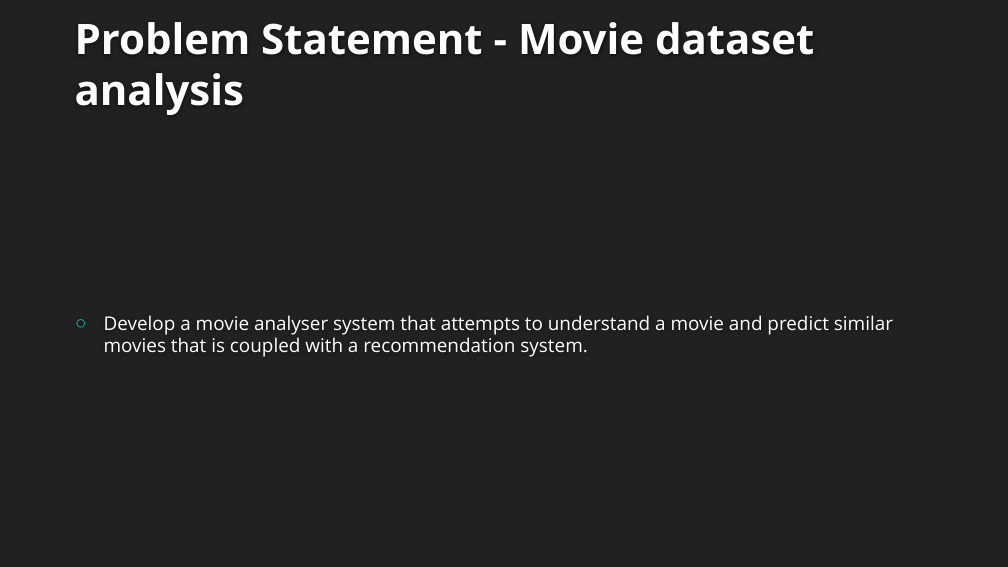
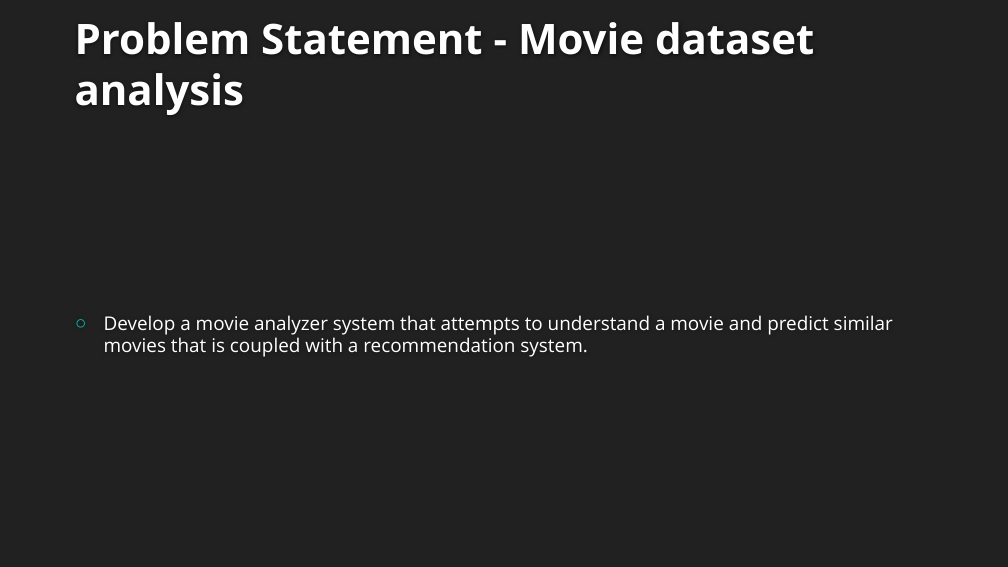
Before and after one commit to AbhilashRN/Walrus, a slide deck: slide 2 of Presentation And Video/Walrus.pptx. Drawn at 1008x567 pixels with LibreOffice and Linux fonts; fonts in the diff are those of the drawing; background and template pictures are left out. Boxes give left, top, right and bottom in pixels: in the first picture for what was removed or moved away, otherwise in the second. Text is boxed around its words. In the diff, an @@ line names an element or a change of style, - is before the commit and + after.

```diff
--- a/Presentation And Video/Walrus.pptx
+++ b/Presentation And Video/Walrus.pptx
@@ text at box(104, 315, 893, 357): text changed @@
-○ Develop a movie analyser system that attempts to understand a movie and predict similar movies that is coupled with a recommendation system.
+○ Develop a movie analyzer system that attempts to understand a movie and predict similar movies that is coupled with a recommendation system.
```
Also in this commit, not shown: 4 other slides changed.
